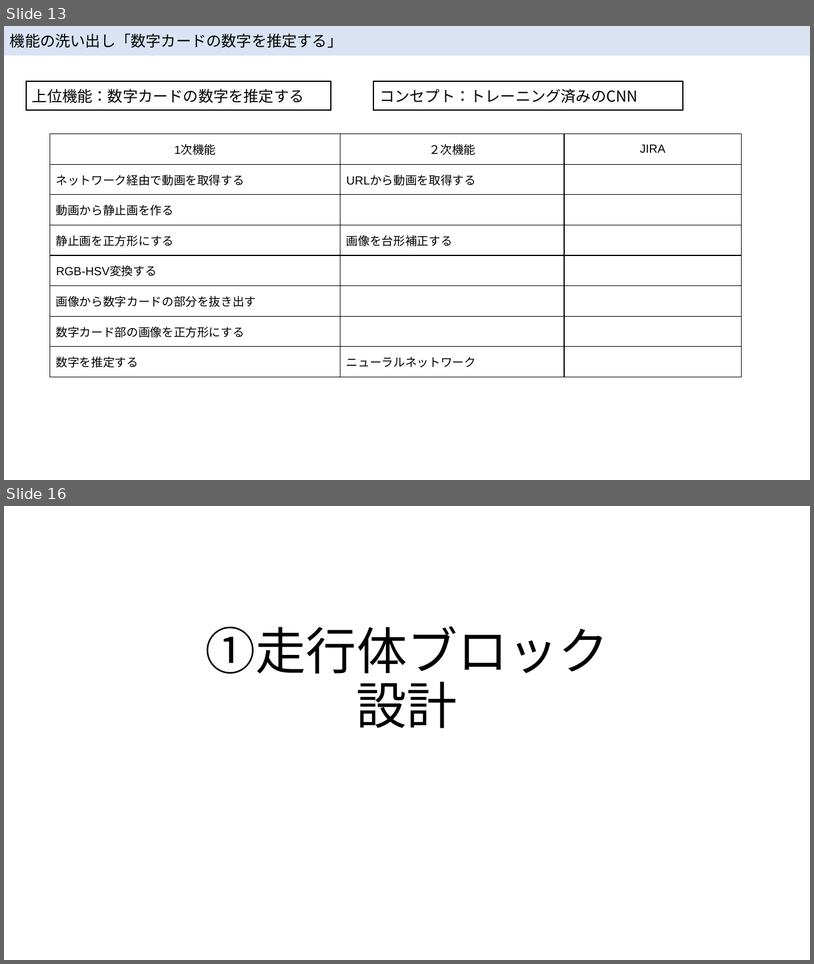
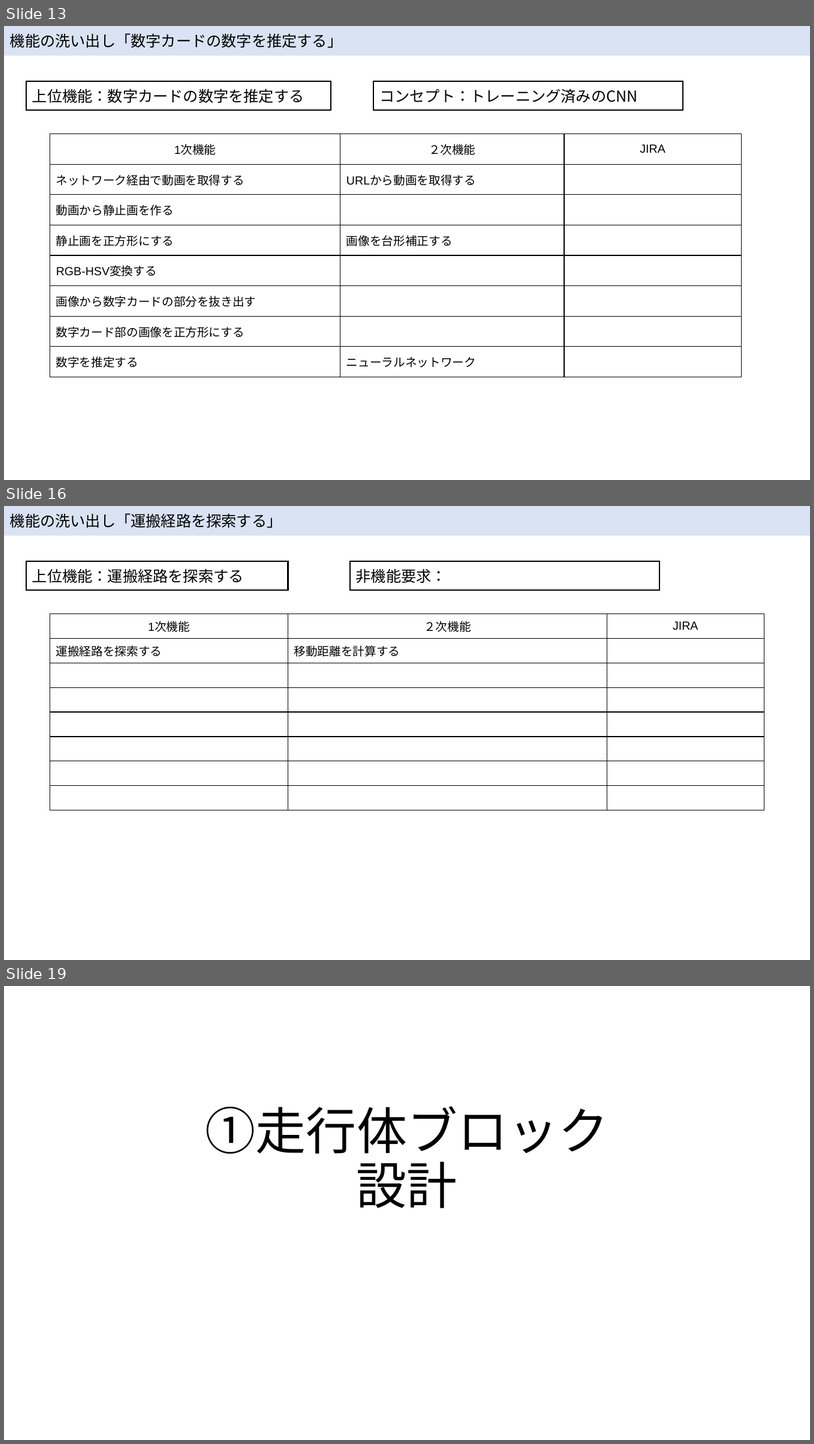
Before and after one commit to McRobo2019/ET_Robo_2019, a slide deck: Documents/hirojiren_設計ノート.pptx. Shown one above the other, each under a label of ours: slides 13 and 16 before the commit, slides 13, 16 and 19 after it; the slides between them are not shown. The pictures are 814x964 and 814x1444 pixels, drawn with LibreOffice and Linux fonts; fonts in the diff are those of the drawing. Boxes give left, top, right and bottom in pixels: in the first picture for what was removed or moved away, otherwise in the second. Text is boxed around its words. In the diff, an @@ line names an element or a change of style, - is before the commit and + after.

Commit message:
KP-135 機能の洗い出し

```diff
--- a/Documents/hirojiren_設計ノート.pptx
+++ b/Documents/hirojiren_設計ノート.pptx
@@ slide 16 added at [4,506,810,960], background #FFFFFF @@
@@ rectangle added at [4,506,810,535], fill #DAE3F3, 18 pt, text #000000 @@
+機能の洗い出し「運搬経路を探索する」
@@ rectangle added at [26,562,288,590], fill #FFFFFF, outline #000000 1.5 pt, 18 pt, text #000000 @@
+上位機能：運搬経路を探索する
@@ rectangle added at [350,562,660,590], fill #FFFFFF, outline #000000 1.5 pt, 18 pt, text #000000 @@
+非機能要求：
@@ table added at [50,613,765,810], 8 rows, 3 columns @@
+1次機能 | ２次機能 | JIRA
+運搬経路を探索する | 移動距離を計算する | 
+ |  | 
+ |  | 
+ |  | 
+ |  | 
+ |  | 
+ |  | 
@@ what was slide 16 is now slide 19 @@
```
Also in this commit, not shown: 3 slides changed, 2 other slides added.
